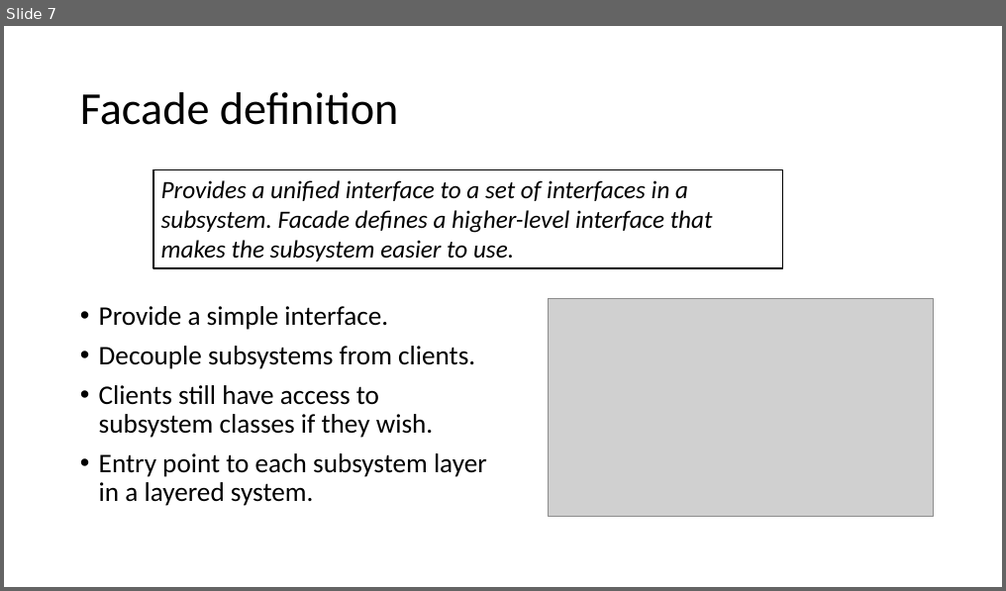
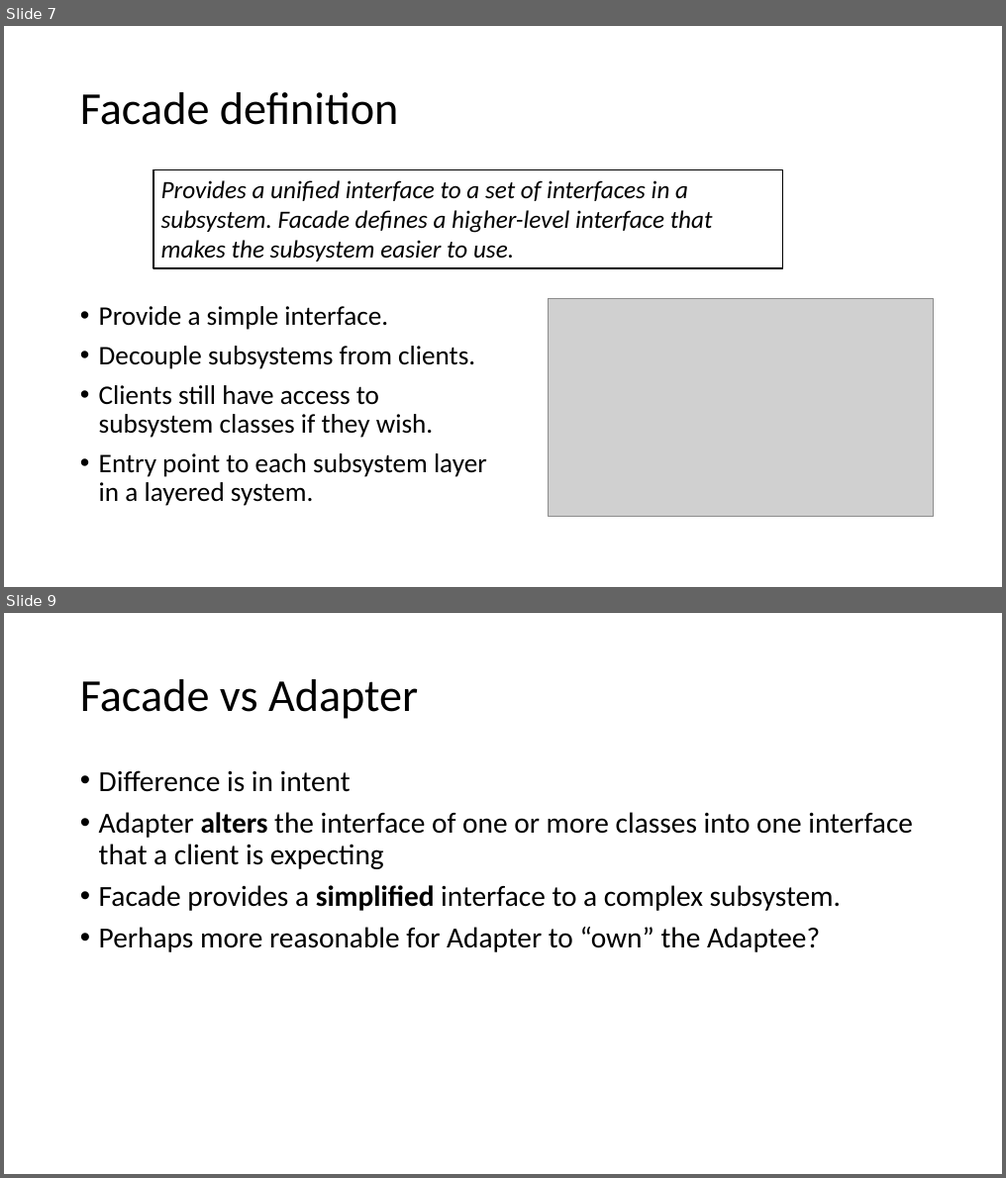
Before and after one commit to crsdrw/patterns, a slide deck: Patterns/docs/Facade.pptx. Shown one above the other, each under a label of ours: slide 7 before the commit, slides 7 and 9 after it; the slides between them are not shown. The pictures are 1006x591 and 1006x1178 pixels, drawn with LibreOffice and Linux fonts; fonts in the diff are those of the drawing; grey boxes stand for pictures. Boxes give left, top, right and bottom in pixels: in the first picture for what was removed or moved away, otherwise in the second. Text is boxed around its words. In the diff, an @@ line names an element or a change of style, - is before the commit and + after.

```diff
--- a/Patterns/docs/Facade.pptx
+++ b/Patterns/docs/Facade.pptx
@@ slide 9 added at [4, 613, 1002, 1174], background #FFFFFF @@
@@ title added at [80, 679, 418, 719], 44 pt, text #000000 @@
+Facade vs Adapter
@@ text added at [99, 770, 913, 953], 28 pt, text #000000 @@
+• Difference is in intent
+• Adapter alters the interface of one or more classes into one interface that a client is expecting
+• Facade provides a simplified interface to a complex subsystem.
+• Perhaps more reasonable for Adapter to “own” the Adaptee?
```
Also in this commit, not shown: 1 slide changed.
